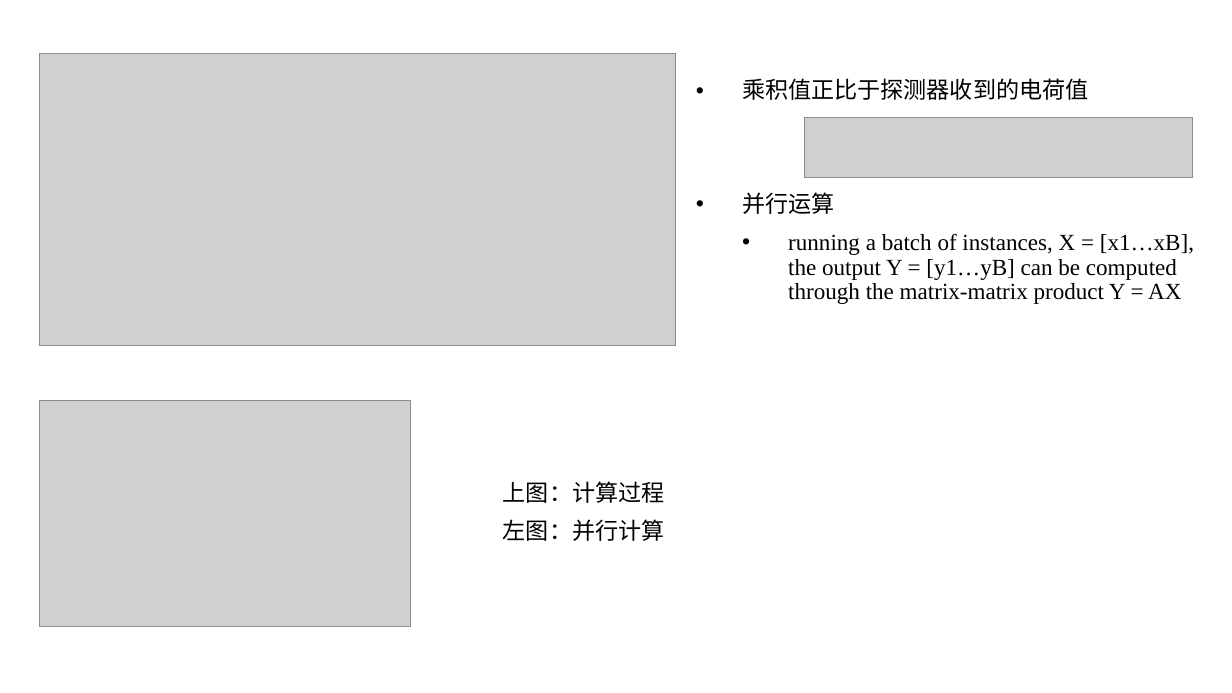
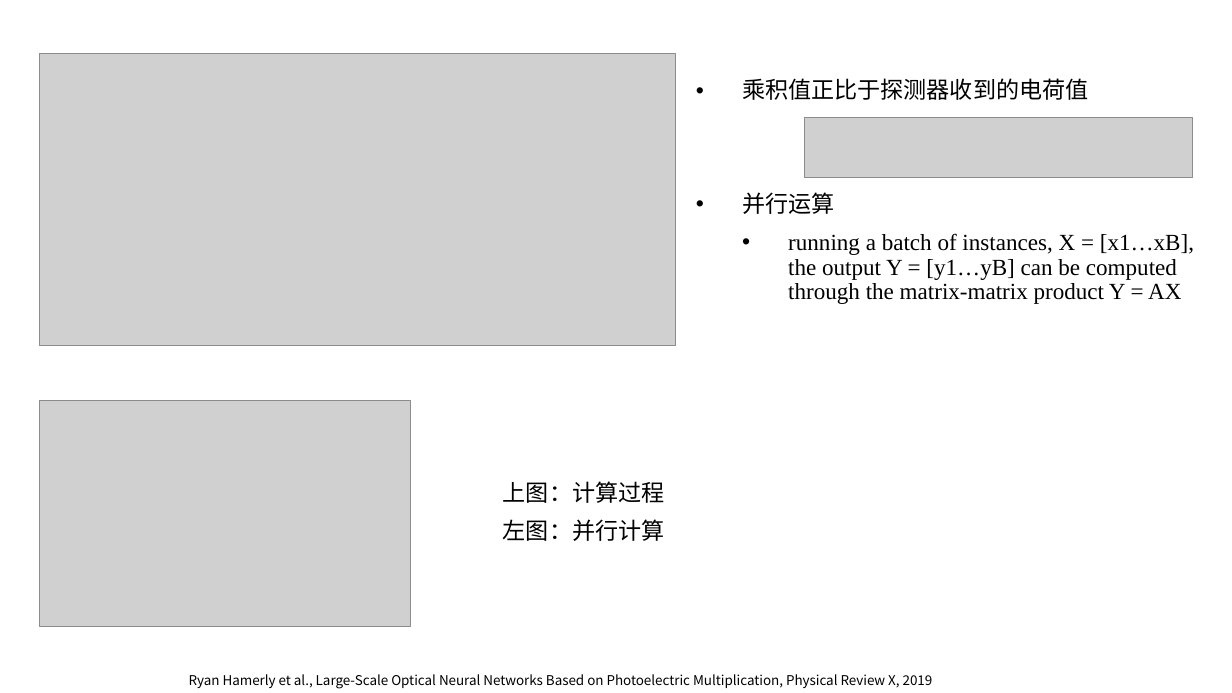
Before and after one commit to lucaschang95/DiscussionWithLin, a slide deck: slide 15 of 20190918 - 光芯片深度学习调研.pptx (slide 16 before the commit). Drawn at 1232x693 pixels with LibreOffice and Linux fonts; fonts in the diff are those of the drawing; grey boxes stand for pictures. Boxes give left, top, right and bottom in pixels: in the first picture for what was removed or moved away, otherwise in the second. Text is boxed around its words. In the diff, an @@ line names an element or a change of style, - is before the commit and + after.

```diff
--- a/20190918 - 光芯片深度学习调研.pptx
+++ b/20190918 - 光芯片深度学习调研.pptx
@@ text added at bbox=[189, 674, 933, 689], 10.5 pt, text #000000 @@
+Ryan Hamerly et al., Large-Scale Optical Neural Networks Based on Photoelectric Multiplication, Physical Review X, 2019
```
Also in this commit, not shown: 10 other slides changed, 2 slides added, 3 slides removed.
